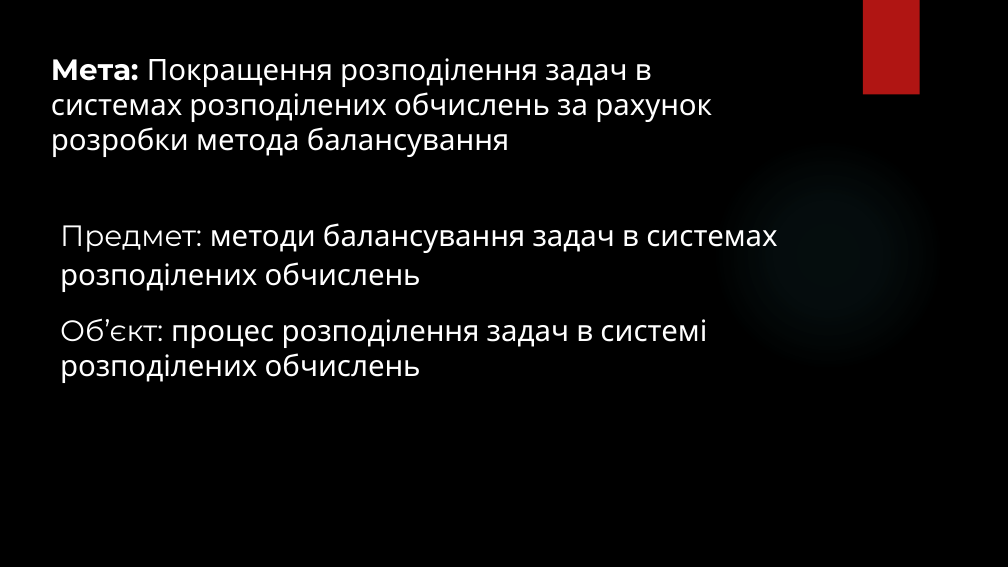
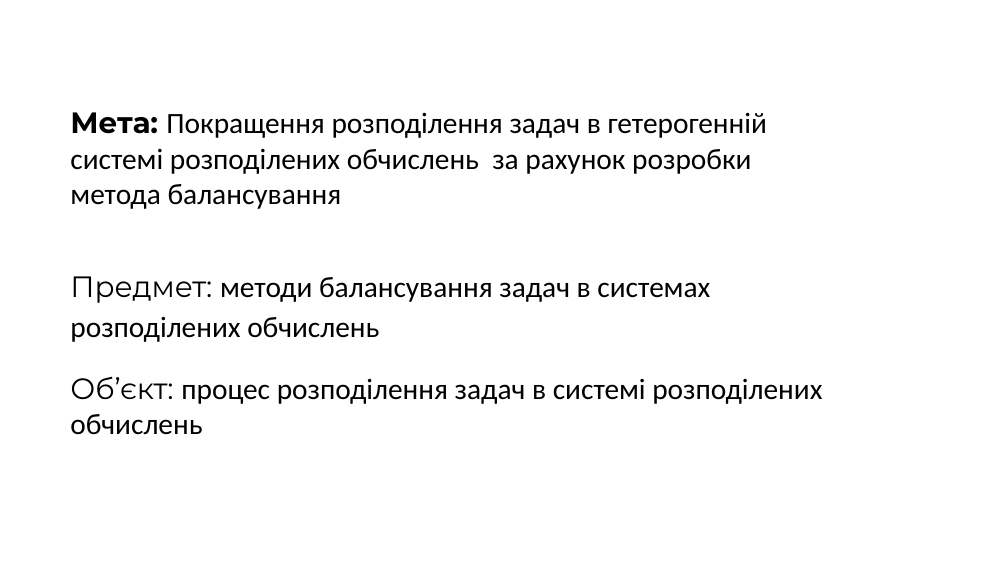
Before and after one commit to PavlezT/Reckon, a slide deck: slide 3 of documents/Супер_захист_ПавленкоВ.М.pptx (slide 2 before the commit). Drawn at 1008x567 pixels with LibreOffice and Linux fonts; fonts in the diff are those of the drawing; background and template pictures are left out. Boxes give left, top, right and bottom in pixels: in the first picture for what was removed or moved away, otherwise in the second. Text is boxed around its words. In the diff, an @@ line names an element or a change of style, - is before the commit and + after.

```diff
--- a/documents/Супер_захист_ПавленкоВ.М.pptx
+++ b/documents/Супер_захист_ПавленкоВ.М.pptx
@@ background picture (left out) to #FFFFFF @@
@@ rectangle removed at [863, 0, 920, 95] @@
@@ text at [70, 112, 767, 209]: text changed; font League Spartan to Calibri; text colour #FFFFFF to #000000 @@
-Мета: Покращення розподілення задач в системах розподілених обчислень за рахунок розробки метода балансування
+Мета: Покращення розподілення задач в гетерогенній системі розподілених обчислень за рахунок розробки метода балансування
@@ ellipse removed at [712, 138, 944, 371] @@
@@ text "Предмет: методи балансування задач в ...": place and size @@
-text "Предмет: методи балансування задач в ..." at [60, 223, 777, 292]
+text "Предмет: методи балансування задач в ..." at [70, 276, 710, 342]
@@ text "Предмет: методи балансування задач в ..." at [70, 276, 710, 342]: font League Spartan to Calibri in "методи балансування задач в системах розподілених обчислень"; text colour #FFFFFF to #000000 @@
@@ text "Об’єкт: процес розподілення задач в ...": place and size @@
-text "Об’єкт: процес розподілення задач в ..." at [60, 318, 707, 383]
+text "Об’єкт: процес розподілення задач в ..." at [70, 376, 822, 435]
@@ text "Об’єкт: процес розподілення задач в ..." at [70, 376, 822, 435]: font League Spartan to Calibri in "процес розподілення задач в системі розподілених обчислень"; text colour #FFFFFF to #000000 @@
```
Also in this commit, not shown: 12 other slides changed, 7 slides added, 4 slides removed, 2 other files.
